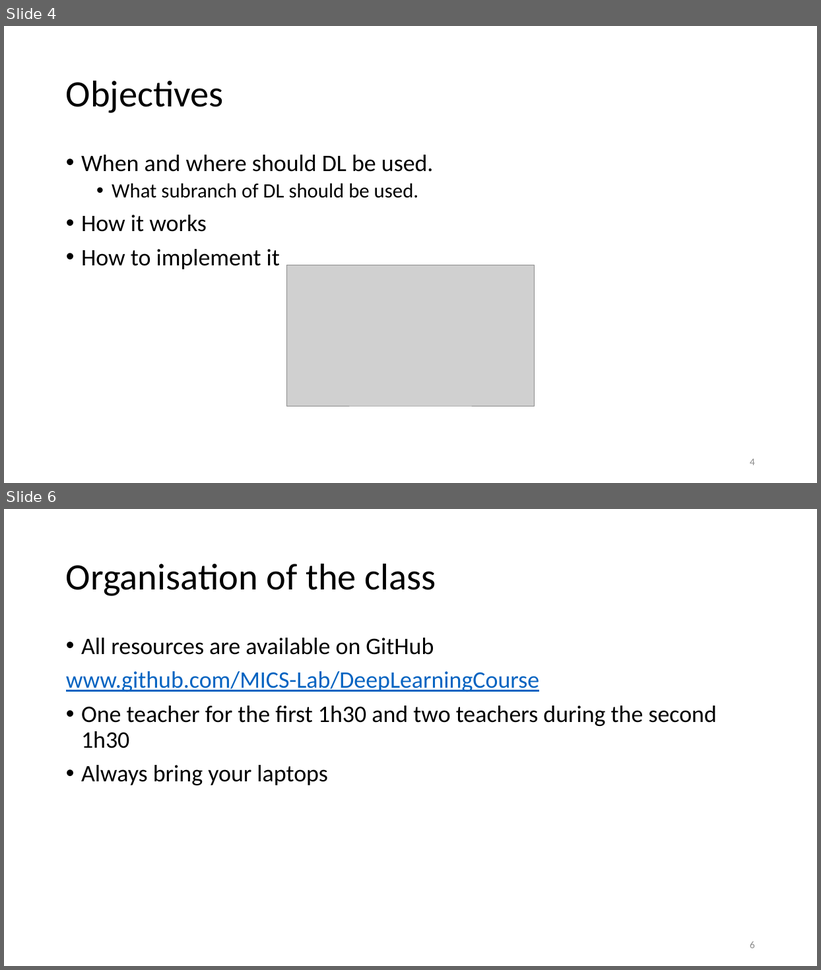
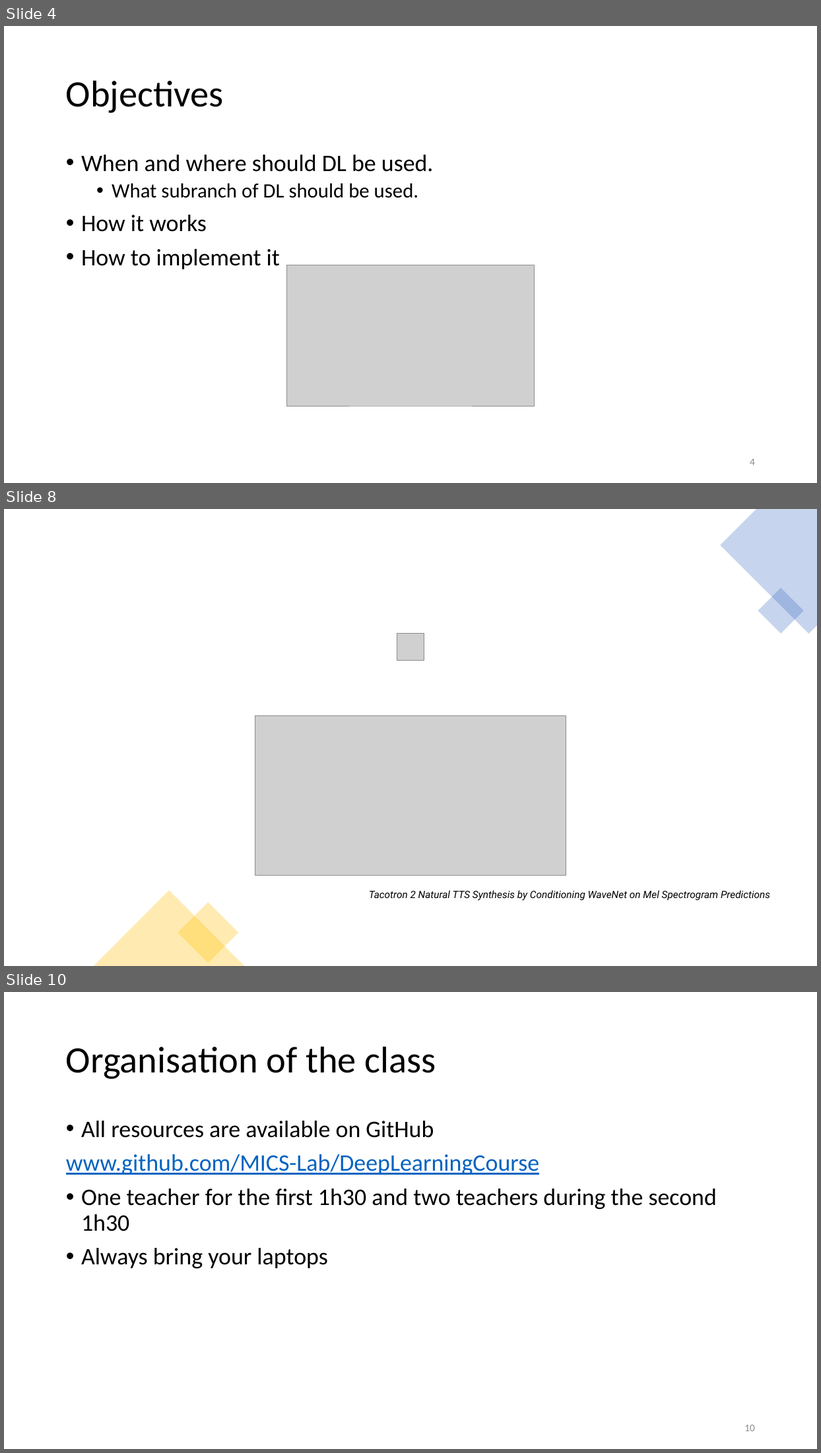
Before and after one commit to MICS-Lab/DeepLearningCourse, a slide deck: Slides_1.pptx. Shown one above the other, each under a label of ours: slides 4 and 6 before the commit, slides 4, 8 and 10 after it; the slides between them are not shown. The pictures are 821x970 and 821x1453 pixels, drawn with LibreOffice and Linux fonts; fonts in the diff are those of the drawing; grey boxes stand for pictures. Boxes give left, top, right and bottom in pixels: in the first picture for what was removed or moved away, otherwise in the second. Text is boxed around its words. In the diff, an @@ line names an element or a change of style, - is before the commit and + after.

```diff
--- a/Slides_1.pptx
+++ b/Slides_1.pptx
@@ slide 8 added at (x1=4, y1=509, x2=817, y2=966), background #FFFFFF @@
@@ freeform shape added at (x1=721, y1=509, x2=817, y2=634), fill #4472C4 at 30% opacity @@
@@ rectangle added at (x1=758, y1=588, x2=804, y2=634), fill #4472C4 at 30% opacity @@
@@ picture added at (x1=397, y1=634, x2=424, y2=660) @@
@@ picture added at (x1=255, y1=716, x2=566, y2=875) @@
@@ triangle added at (x1=94, y1=891, x2=244, y2=966), fill #FFC000 at 30% opacity @@
@@ rectangle added at (x1=178, y1=902, x2=239, y2=964), fill #FFC000 at 30% opacity @@
@@ text added at (x1=369, y1=890, x2=770, y2=901), 12 pt, text #000000, italic @@
+Tacotron 2 Natural TTS Synthesis by Conditioning WaveNet on Mel Spectrogram Predictions
@@ what was slide 6 is now slide 10 @@
@@ page number at (x1=745, y1=1425, x2=755, y2=1432): text changed @@
-6
+10
```
Also in this commit, not shown: 1 slide changed, 3 other slides added, 1 slide removed, 2 other files.
